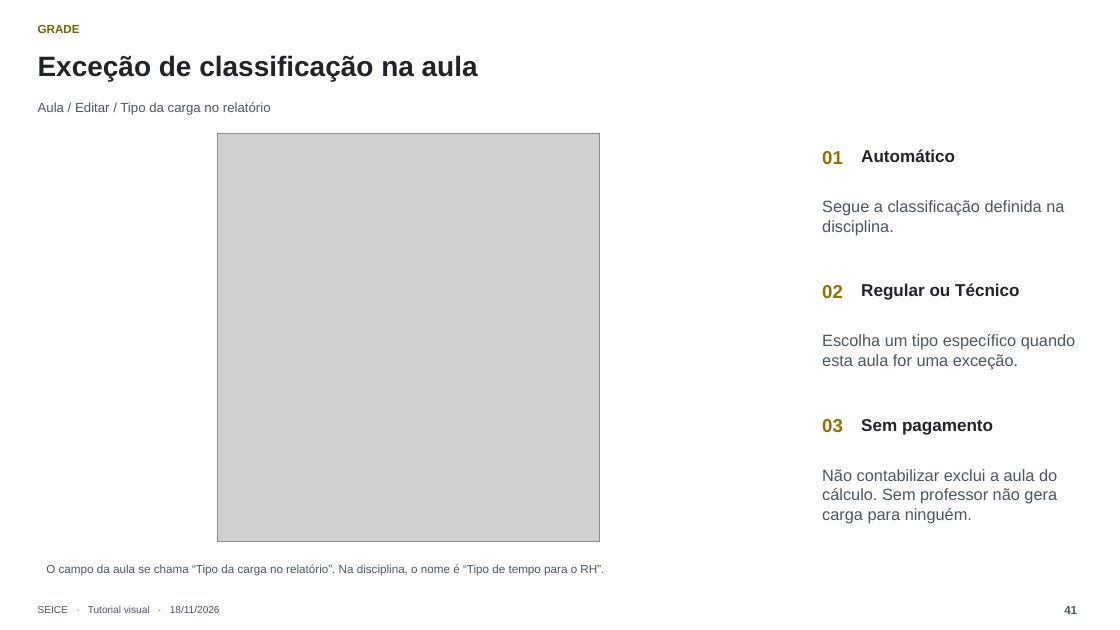
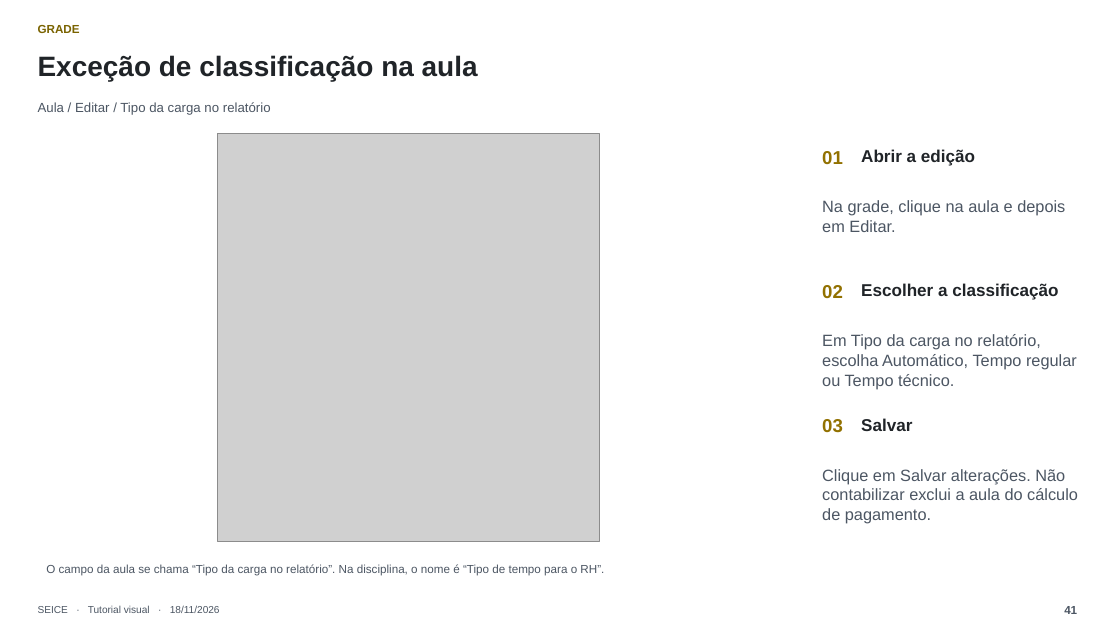
Before and after one commit to joaodorast/seice-horarios, a slide deck: slide 41 of docs/tutorial/SEICE-Tutorial-Completo-2026-11-18.pptx. Drawn at 1120x630 pixels with LibreOffice and Linux fonts; fonts in the diff are those of the drawing; grey boxes stand for pictures. Boxes give left, top, right and bottom in pixels: in the first picture for what was removed or moved away, otherwise in the second. Text is boxed around its words. In the diff, an @@ line names an element or a change of style, - is before the commit and + after.

```diff
--- a/docs/tutorial/SEICE-Tutorial-Completo-2026-11-18.pptx
+++ b/docs/tutorial/SEICE-Tutorial-Completo-2026-11-18.pptx
@@ text at (x1=861, y1=149, x2=975, y2=166): text changed @@
-Automático
+Abrir a edição
@@ text at (x1=822, y1=200, x2=1065, y2=232): text changed @@
-Segue a classificação definida na disciplina.
+Na grade, clique na aula e depois em Editar.
@@ text at (x1=861, y1=283, x2=1058, y2=300): text changed @@
-Regular ou Técnico
+Escolher a classificação
@@ text at (x1=822, y1=334, x2=1077, y2=389): text changed @@
-Escolha um tipo específico quando esta aula for uma exceção.
+Em Tipo da carga no relatório, escolha Automático, Tempo regular ou Tempo técnico.
@@ text at (x1=861, y1=418, x2=912, y2=431): text changed @@
-Sem pagamento
+Salvar
@@ text at (x1=822, y1=469, x2=1078, y2=524): text changed @@
-Não contabilizar exclui a aula do cálculo. Sem professor não gera carga para ninguém.
+Clique em Salvar alterações. Não contabilizar exclui a aula do cálculo de pagamento.
```
Also in this commit, not shown: 28 other slides changed, 1 slide removed.
